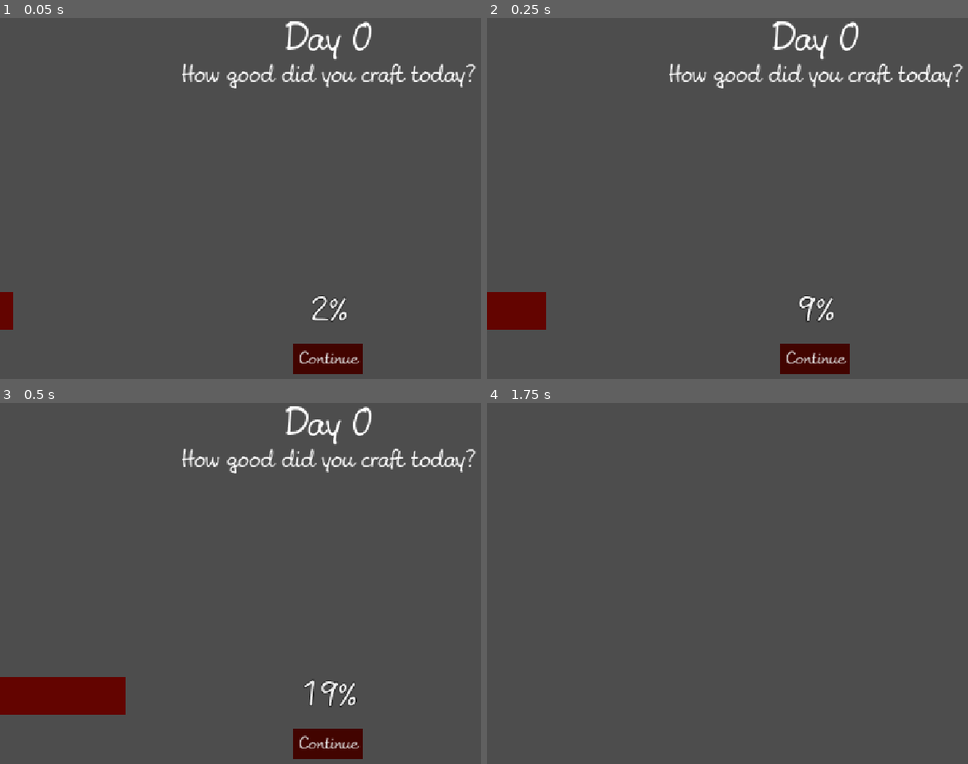
Above: before the commit, frames 1-4 (two rows, left to right).
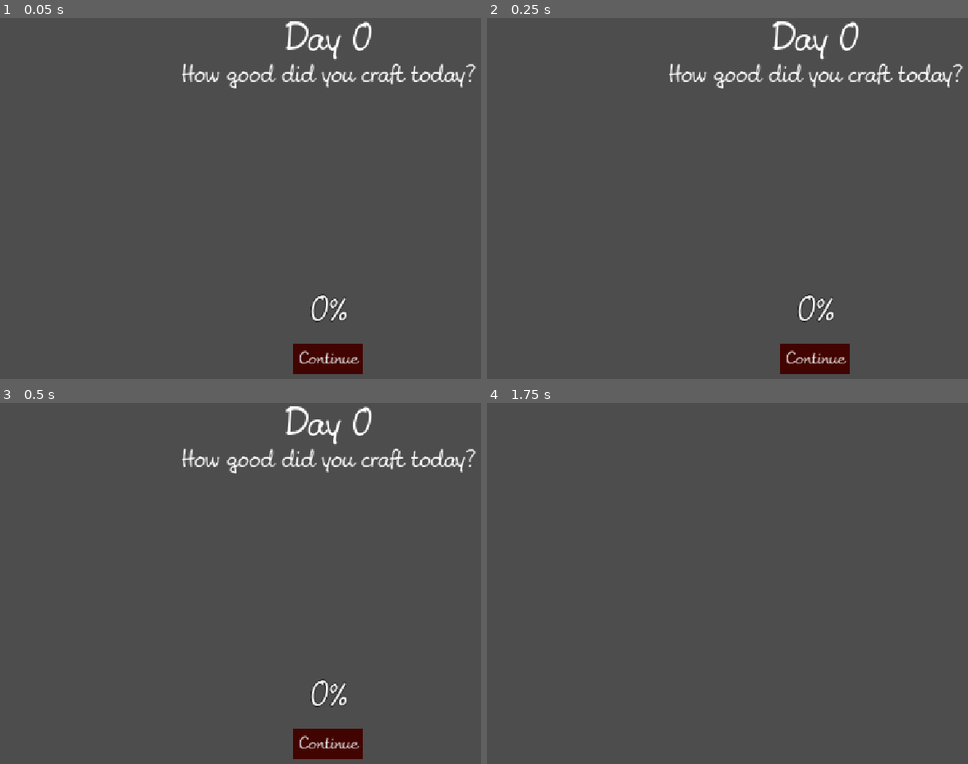
Above: after the commit, the same moments.

Repository: KIT-GameJam/Firework-Craft
Game: Godot game, scene res://ui/screens/day-over-screen/day_over_screen.tscn
Same seed, same stepped clock (60 frames per second), same inputs: the game is played once before the commit and once after it. This scene is started directly instead of the project's main scene.
Inputs (mouse positions are in pixels of both pictures, inside the frame that each line leads up to):
- Up to frame 1 (0.05 s): no input
- Up to frame 2 (0.25 s): no input
- Up to frame 3 (0.5 s): no input
- Up to frame 4 (1.75 s): click "Continue" at 0.5 s; tap Enter at 1.25 s; move the mouse to (958, 569) at 1.27 s; hold D (move_right) from 1.28 s (still down); click (958, 569) at 1.42 s

The runs differ from the first frame. In frame 1, 0.4% of the frame differs, in the area x 0-69%, y 75-87%; in frame 2, 1.4%; in frame 3, 3.1%, in the area x 0-75%, y 75-87%; in frame 4, nothing differs.

Commit message:
calc total satisfaction for stats

Diff:
--- a/ui/screens/day-over-screen/day_over_screen.gd
+++ b/ui/screens/day-over-screen/day_over_screen.gd
@@ -10,6 +10,7 @@
 # Called when the node enters the scene tree for the first time.
 func _ready() -> void:
 	title.text = "Day " + str(level_nr)
+	calc_total_satisfaction()
 	progress_bar.value = 0
 	var tween = create_tween()
 	tween.tween_property(progress_bar, "value", total_satisfaction, 2.0) # (Zielwert, Dauer)
@@ -20,6 +21,12 @@
 	level_stats = stats_arr
 	level_nr = curr_level
 
+func calc_total_satisfaction():
+	var curr_satisfaction = 0
+	for i in range(level_stats.size()):
+		curr_satisfaction = curr_satisfaction + level_stats.get(i).satisfaction
+	total_satisfaction = curr_satisfaction
+
 # Called every frame. 'delta' is the elapsed time since the previous frame.
 func _process(_delta: float) -> void:
 	pass
